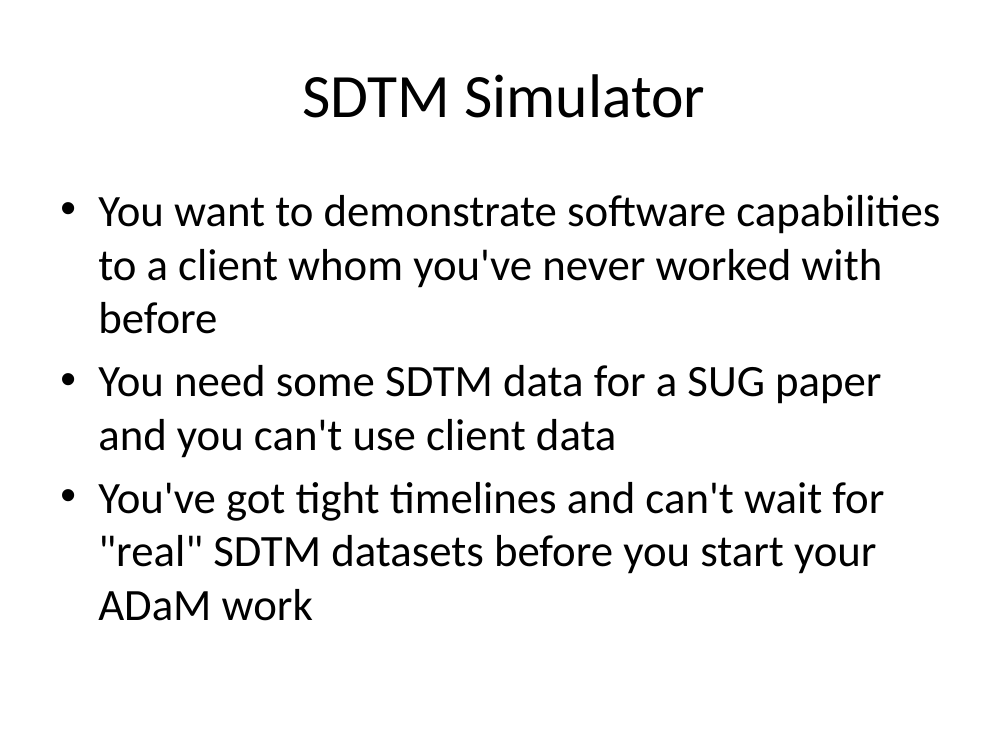
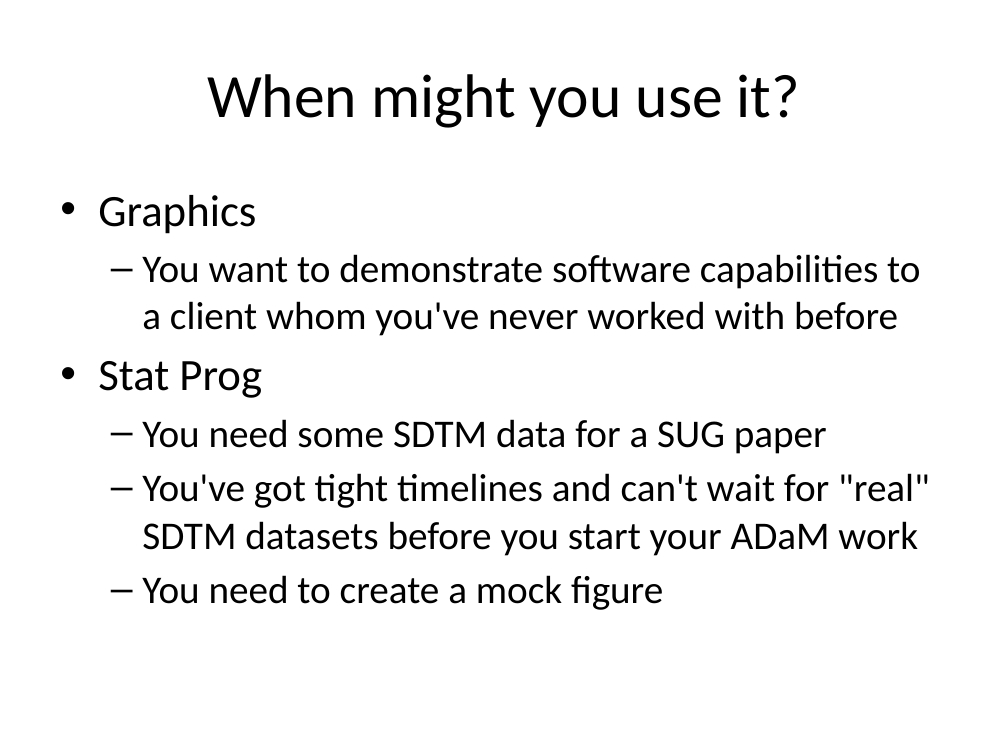
Before and after one commit to srosanba/sas-sdtm-simulator, a slide deck: slide 4 of doc/sas-sdtm-simulator.pptx (slide 1 before the commit). Drawn at 1008x756 pixels with LibreOffice and Linux fonts; fonts in the diff are those of the drawing. Boxes give left, top, right and bottom in pixels: in the first picture for what was removed or moved away, otherwise in the second. Text is boxed around its words. In the diff, an @@ line names an element or a change of style, - is before the commit and + after.

```diff
--- a/doc/sas-sdtm-simulator.pptx
+++ b/doc/sas-sdtm-simulator.pptx
@@ title at box(207, 74, 800, 128): text changed @@
-SDTM Simulator
+When might you use it?
@@ text at box(98, 195, 256, 234): paragraph added @@
+• Graphics
@@ text at box(142, 254, 930, 556): size 32 to 28 pt in "You want to demonstrate software capabilities to ...", "You've got tight timelines and can't wait ..."; bullet • to –; list level 1 to 2 in "You want to demonstrate software ..."; list level 1 to 2 in "You've got tight timelines and ..." @@
@@ text at box(98, 361, 827, 454): text changed; size 32 to 28 pt @@
-• You need some SDTM data for a SUG paper and you can't use client data
+• Stat Prog
+  – You need some SDTM data for a SUG paper
@@ text at box(142, 575, 663, 610): paragraph added @@
+  – You need to create a mock figure
```
Also in this commit, not shown: 2 other slides changed, 7 slides added, 1 slide removed.
